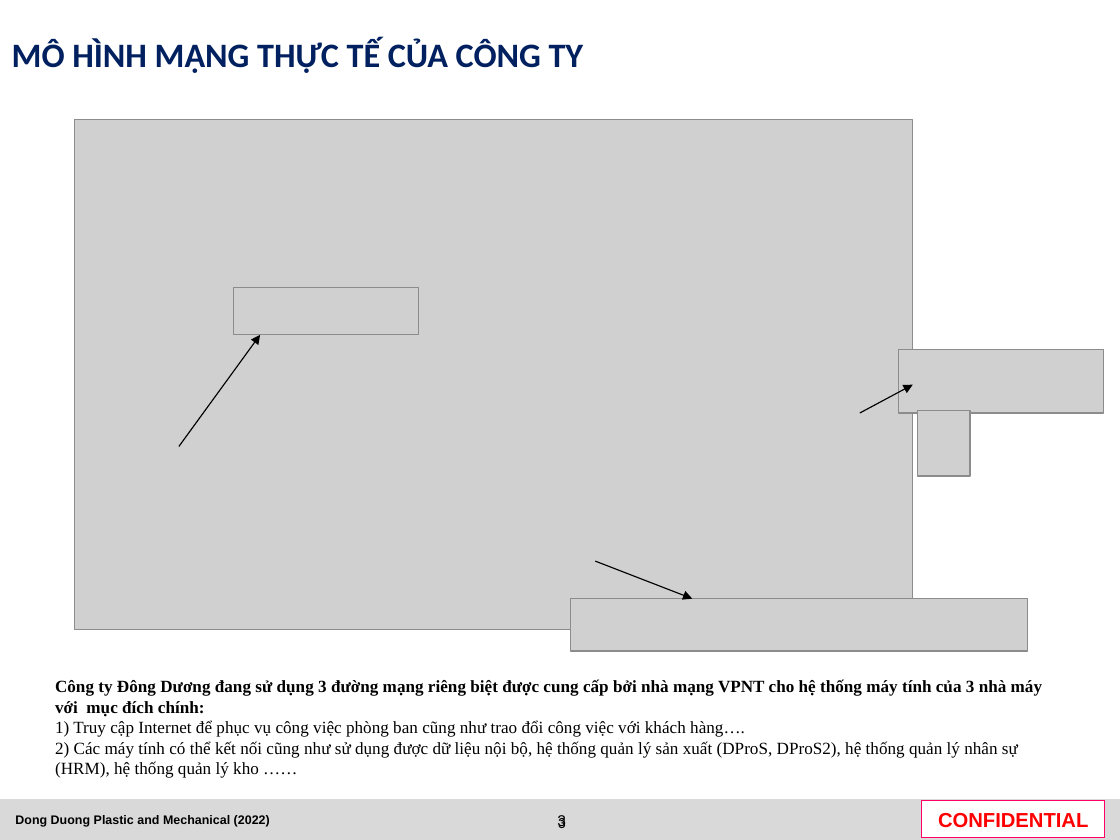
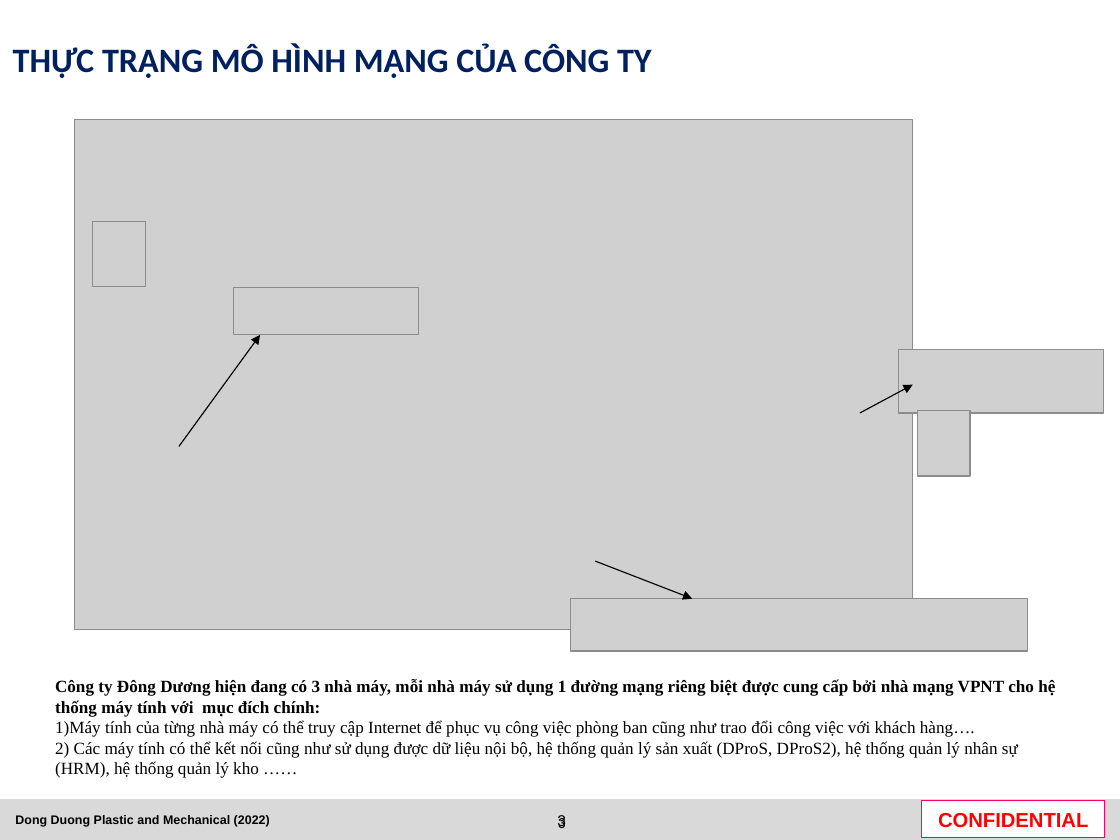
Before and after one commit to DangVanDoan05/QUANLY-IT-Cai-Tien-Update-PM-, a slide deck: slide 3 of BÁO CÁO ĐƯỜNG MẠNG DỰ PHÒNG MOBIPHONE.pptx. Drawn at 1120x840 pixels with LibreOffice and Linux fonts; fonts in the diff are those of the drawing; grey boxes stand for pictures; background and template pictures are left out. Boxes give left, top, right and bottom in pixels: in the first picture for what was removed or moved away, otherwise in the second. Text is boxed around its words. In the diff, an @@ line names an element or a change of style, - is before the commit and + after.

```diff
--- a/BÁO CÁO ĐƯỜNG MẠNG DỰ PHÒNG MOBIPHONE.pptx
+++ b/BÁO CÁO ĐƯỜNG MẠNG DỰ PHÒNG MOBIPHONE.pptx
@@ title at (13, 44, 652, 78): text changed @@
-MÔ HÌNH MẠNG THỰC TẾ CỦA CÔNG TY
+THỰC TRẠNG MÔ HÌNH MẠNG CỦA CÔNG TY
@@ picture added at (93, 222, 146, 287) @@
@@ text at (55, 679, 1055, 737): text changed @@
-Công ty Đông Dương đang sử dụng 3 đường mạng riêng biệt được cung cấp bởi nhà mạng VPNT cho hệ thống máy tính của 3 nhà máy với mục đích chính:
-1) Truy cập Internet để phục vụ công việc phòng ban cũng như trao đổi công việc với khách hàng….
+Công ty Đông Dương hiện đang có 3 nhà máy, mỗi nhà máy sử dụng 1 đường mạng riêng biệt được cung cấp bởi nhà mạng VPNT cho hệ thống máy tính với mục đích chính:
+1)Máy tính của từng nhà máy có thể truy cập Internet để phục vụ công việc phòng ban cũng như trao đổi công việc với khách hàng….
```
Also in this commit, not shown: 1 slide added, 1 other file.
